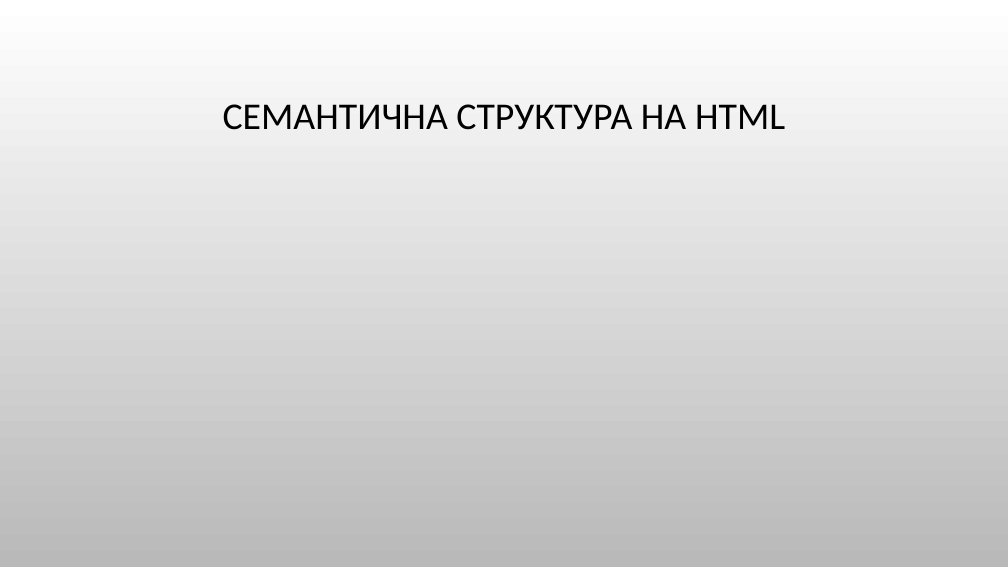
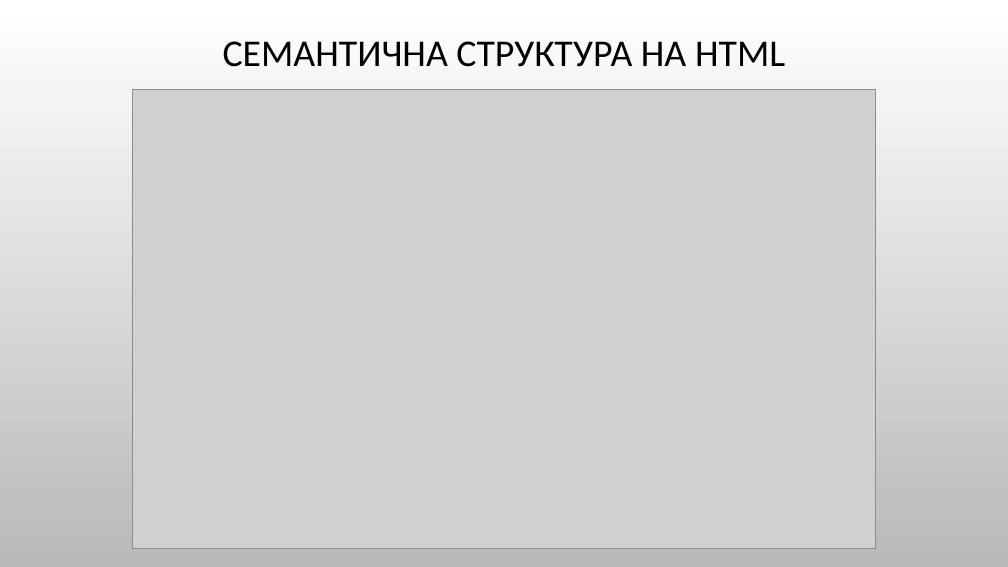
Before and after one commit to Bilyukov/php-mysql-course, a slide deck: slide 12 of 02.html-basics.pptx. Drawn at 1008x567 pixels with LibreOffice and Linux fonts; fonts in the diff are those of the drawing; grey boxes stand for pictures; background and template pictures are left out. Boxes give left, top, right and bottom in pixels: in the first picture for what was removed or moved away, otherwise in the second. Text is boxed around its words. In the diff, an @@ line names an element or a change of style, - is before the commit and + after.

Commit message:
Modified HTML Presentation and added more examples

```diff
--- a/02.html-basics.pptx
+++ b/02.html-basics.pptx
@@ title "СЕМАНТИЧНА СТРУКТУРА НА HTML": place and size @@
-title "СЕМАНТИЧНА СТРУКТУРА НА HTML" at bbox=[223, 104, 785, 130]
+title "СЕМАНТИЧНА СТРУКТУРА НА HTML" at bbox=[223, 41, 785, 67]
@@ picture added at bbox=[132, 89, 876, 548] @@
```
Also in this commit, not shown: 1 other slide changed, 1 slide added, 4 other files.
